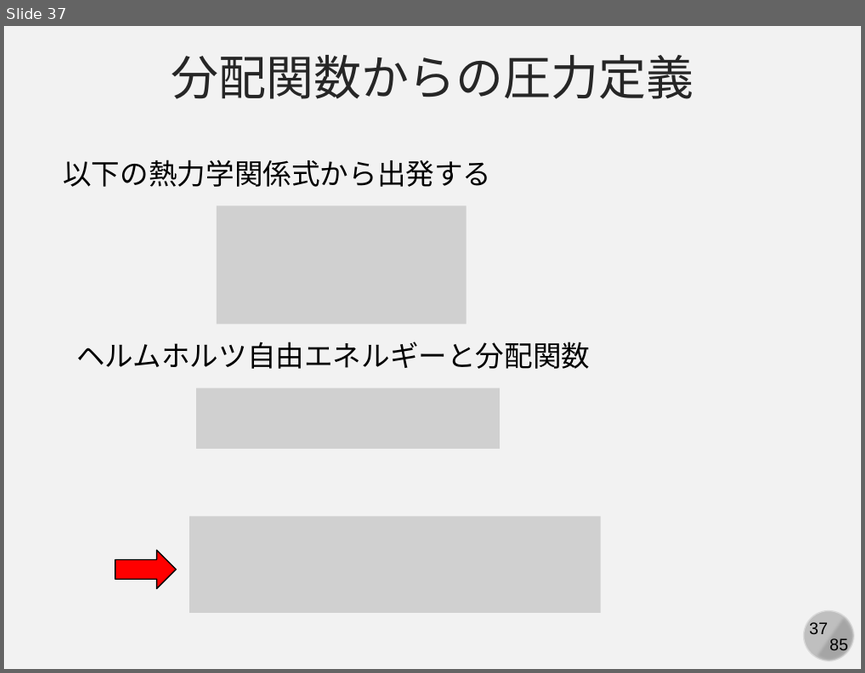
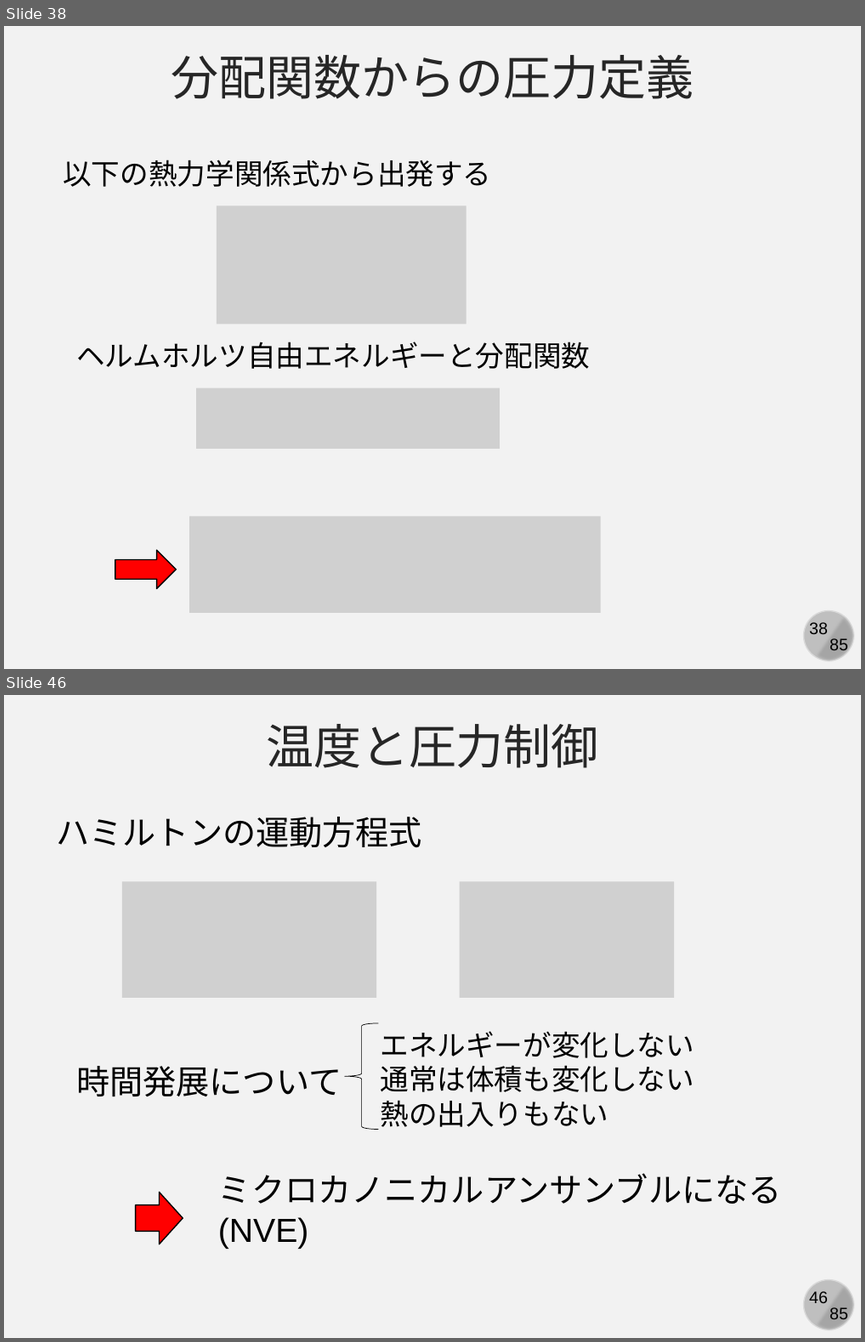
Before and after one commit to kaityo256/simulation_engineering, a slide deck: 06_md_observable/simulation06.pptx. Shown one above the other, each under a label of ours: slide 37 before the commit, slides 38 and 46 after it; the slides between them are not shown. The pictures are 865x673 and 865x1342 pixels, drawn with LibreOffice and Linux fonts; fonts in the diff are those of the drawing; grey boxes stand for pictures. Boxes give left, top, right and bottom in pixels: in the first picture for what was removed or moved away, otherwise in the second. Text is boxed around its words. In the diff, an @@ line names an element or a change of style, - is before the commit and + after.

```diff
--- a/06_md_observable/simulation06.pptx
+++ b/06_md_observable/simulation06.pptx
@@ slide 46 added at [4, 695, 861, 1338], background #F2F2F2; not listed: 4 template elements that a slide beside it also shows @@
@@ text added at [266, 724, 599, 768], 40 pt, text #262626 @@
+温度と圧力制御
@@ text added at [56, 817, 422, 847], 28 pt, text #000000 @@
+ハミルトンの運動方程式
@@ picture added at [122, 882, 376, 998] @@
@@ picture added at [459, 882, 674, 998] @@
@@ left brace added at [345, 1023, 378, 1129], outline #000000 0.5 pt @@
@@ text added at [380, 1031, 694, 1127], 24 pt, text #000000 @@
+エネルギーが変化しない
+通常は体積も変化しない
+熱の出入りもない
@@ text added at [76, 1066, 341, 1097], 28 pt, text #000000 @@
+時間発展について
@@ text added at [218, 1173, 782, 1248], 28 pt, text #000000 @@
+ミクロカノニカルアンサンブルになる
+(NVE)
@@ right arrow added at [136, 1192, 183, 1244], fill #FF0000, outline #000000 1 pt @@
@@ what was slide 37 is now slide 38 @@
@@ page number at [809, 622, 828, 634]: text changed @@
-37
+38
```
Also in this commit, not shown: 1 slide changed, 7 other slides added.
